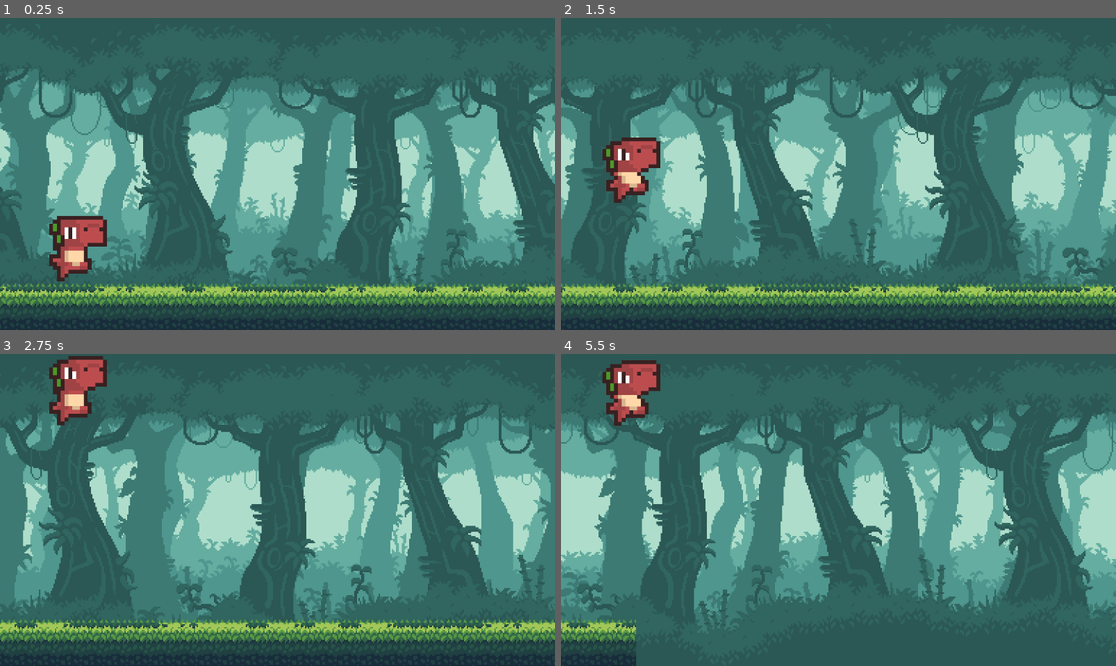
Above: before the commit, frames 1-4 (two rows, left to right).
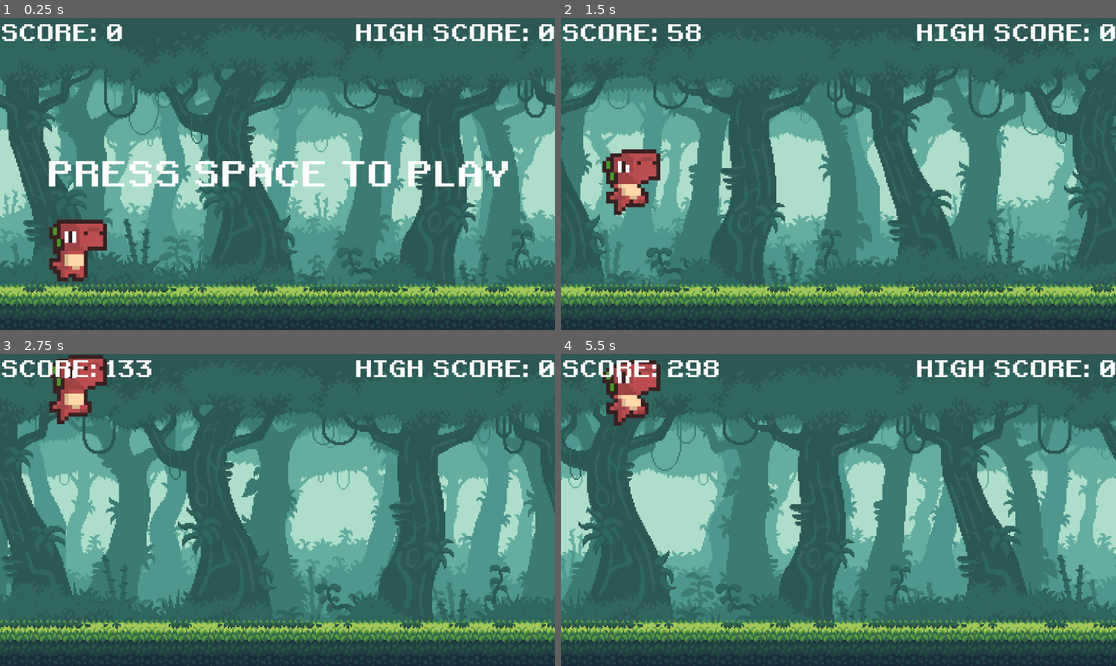
Above: after the commit, the same moments.

Repository: HA5UN0/dino-run
Game: Godot game, scene res://Scenes/main.tscn
Two runs of this game, one before a commit and one after it. Both use one fixed random seed, a clock stepped at 60 frames per second and the inputs below.
Inputs:
- Up to frame 1 (0.25 s): no input
- Up to frame 2 (1.5 s): tap Space at 0.5 s; hold Enter (ui_accept) 0.53-1.28 s; tap Enter (ui_accept) at 1.35 s
- Up to frame 3 (2.75 s): tap Enter (ui_accept) at 1.52, 1.82 s; hold Down (move_down) from 2.03 s (still down); hold Enter (ui_accept) from 2.03 s (still down)
- Up to frame 4 (5.5 s): release Down (move_down) at 2.78 s; release Enter (ui_accept) at 2.78 s; tap Enter (ui_accept) at 2.85, 3.02, 3.32, 4.35, 4.52, 4.82 s; hold Enter (ui_accept) 3.53-4.28 s; hold Down (move_down) 4.28-5.03 s; hold Enter (ui_accept) from 5.03 s (still down)

The runs differ from the first frame. In frame 1, 51% of the frame differs, in the area x 0-100%, y 2-93%; in frame 2, 42%; in frame 3, 40%; in frame 4, 45%.

Commit message:
created a before game start state

Diff:
--- a/Scenes/main.tscn
+++ b/Scenes/main.tscn
@@ -1,9 +1,10 @@
-[gd_scene load_steps=5 format=3 uid="uid://bts1dl0v0iwu0"]
+[gd_scene load_steps=6 format=3 uid="uid://bts1dl0v0iwu0"]
 
 [ext_resource type="Script" path="res://Scripts/main.gd" id="1_2nmm6"]
 [ext_resource type="PackedScene" uid="uid://6yoej77p67mp" path="res://Scenes/background.tscn" id="1_c7hgl"]
 [ext_resource type="PackedScene" uid="uid://c2lkwnwjstqmt" path="res://Scenes/ground.tscn" id="2_p76b2"]
 [ext_resource type="PackedScene" uid="uid://cghasq7llts8e" path="res://Scenes/dino.tscn" id="3_pgw87"]
+[ext_resource type="PackedScene" uid="uid://0v27ywc66stl" path="res://Scenes/hud.tscn" id="5_6mudf"]
 
 [node name="Main" type="Node"]
 script = ExtResource("1_2nmm6")
@@ -17,3 +18,5 @@
 
 [node name="Camera2D" type="Camera2D" parent="."]
 position = Vector2(576, 324)
+
+[node name="HUD" parent="." instance=ExtResource("5_6mudf")]
--- a/Scripts/dino.gd
+++ b/Scripts/dino.gd
@@ -6,15 +6,18 @@
 func _physics_process(delta: float) -> void:
 	velocity.y += GRAVITY * delta
 	if is_on_floor():
-		$RunCol.disabled = false
-		if Input.is_action_pressed("ui_accept"):
-			velocity.y = JUMP_SPEED
-			$JumpSound.play()
-		elif Input.is_action_pressed("move_down"):
-			$AnimatedSprite2D.play("Duck")
-			$RunCol.disabled = true
-		else	:
-			$AnimatedSprite2D.play("Run")
+		if not get_parent().game_running:
+			$AnimatedSprite2D.play("Idle")
+		else:
+			$RunCol.disabled = false
+			if Input.is_action_pressed("ui_accept"):
+				velocity.y = JUMP_SPEED
+				$JumpSound.play()
+			elif Input.is_action_pressed("move_down"):
+				$AnimatedSprite2D.play("Duck")
+				$RunCol.disabled = true
+			else	:
+				$AnimatedSprite2D.play("Run")
 	else :
 		$AnimatedSprite2D.play("Jump")
 
--- a/Scripts/main.gd
+++ b/Scripts/main.gd
@@ -5,11 +5,12 @@
 const DINO_START_POS := Vector2i(150, 485)
 const CAM_START_POS := Vector2i(576, 324)
 var score : int
+const SCORE_MODIFIER : int = 10
 var speed : float
 const START_SPEED : float = 10.0
 const MAX_SPEED : int = 25
 var screen_size : Vector2i
-
+var game_running : bool
 
 
 # Called when the node enters the scene tree for the first time.
@@ -20,7 +21,7 @@
 func new_game():
 	# reset variables
 	score = 0
-
+	show_score()
 
 	# Reset the nodes
 	$Dino.position = DINO_START_POS
@@ -28,19 +29,32 @@
 	$Camera2D.position = CAM_START_POS
 	$Ground.position = Vector2i(0, 0)
 
+	# Reset HUD
+	$HUD.get_node("StartLabel").show()
+
 
 # Called every frame. 'delta' is the elapsed time since the previous frame.
 func _process(delta: float) -> void:
-	speed = START_SPEED
+	if game_running:
+		speed = START_SPEED
 
-	# move dino and camera
-	$Dino.position.x += speed
-	$Camera2D.position.x += speed
+		# move dino and camera
+		$Dino.position.x += speed
+		$Camera2D.position.x += speed
 
-	# update score
-	score += speed
-	print(score)
+		# update score
+		score += speed
+		show_score()
+		##print(score)
 
-	# update ground position
-	if $Camera2D.position.x - $Ground.position.x > screen_size.x * 1.5:
-		$Ground.position.x =+ screen_size.x
+		# update ground position
+		if $Camera2D.position.x - $Ground.position.x > screen_size.x * 1.5:
+			$Ground.position.x += screen_size.x
+	else:
+		#$Dino.get_node("AnimatedSprite2D").play("Idle")
+		if Input.is_action_just_pressed("ui_accept"):
+			game_running = true
+			$HUD.get_node("StartLabel").hide()
+
+func show_score():
+	$HUD.get_node("ScoreLabel").text = "SCORE: " + str(score / SCORE_MODIFIER)
